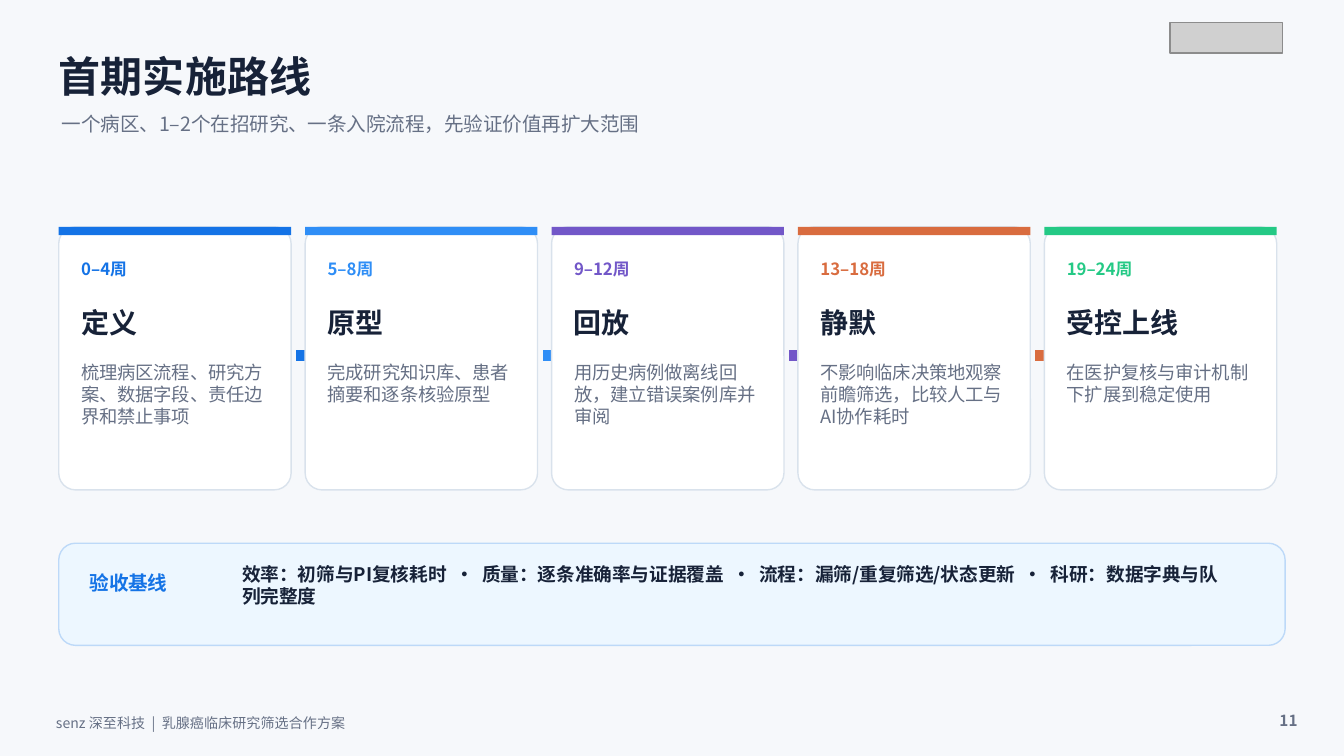
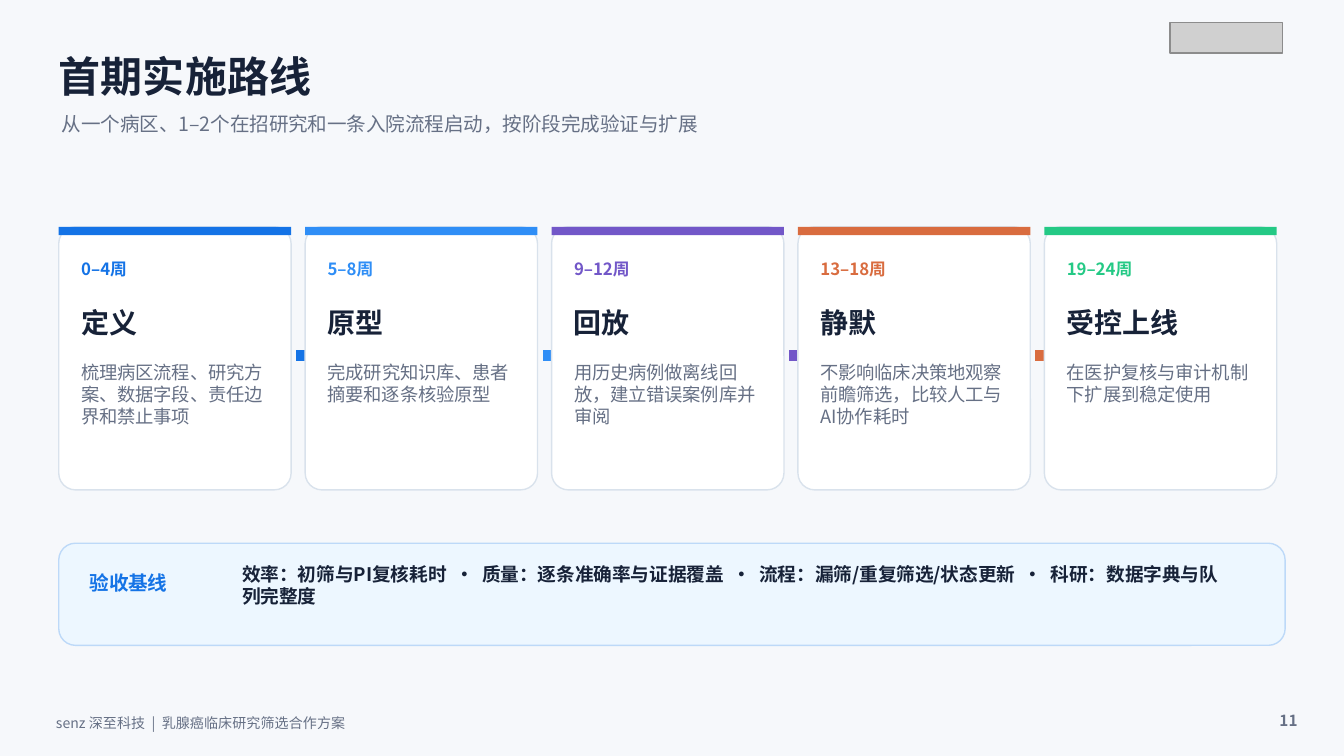
Before and after one commit to kylokuo/AI4BrCa, a slide deck: slide 11 of docs/殷咏梅教授_临床研究筛选合作方案.pptx. Drawn at 1344x756 pixels with LibreOffice and Linux fonts; fonts in the diff are those of the drawing; grey boxes stand for pictures. Boxes give left, top, right and bottom in pixels: in the first picture for what was removed or moved away, otherwise in the second. Text is boxed around its words. In the diff, an @@ line names an element or a change of style, - is before the commit and + after.

```diff
--- a/docs/殷咏梅教授_临床研究筛选合作方案.pptx
+++ b/docs/殷咏梅教授_临床研究筛选合作方案.pptx
@@ text at bbox=[62, 114, 698, 133]: text changed @@
-一个病区、1–2个在招研究、一条入院流程，先验证价值再扩大范围
+从一个病区、1–2个在招研究和一条入院流程启动，按阶段完成验证与扩展
```
Also in this commit, not shown: 10 other slides changed, 1 other file.
